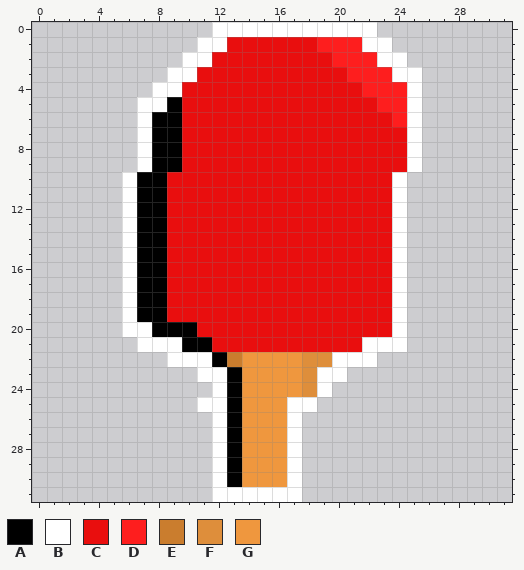
Pixel-art sprite: assets/sprites/player/player_racket5.png. The picture above is the old version.
The file is 96x96 pixels, drawn in blocks of 3x3; one block is one cell here.
Palette (. is transparent): A #000000  B #ffffff  C #e90e0e  D #fe1e1e  E #ca7d2e  F #de8e3b  G #ef973e
New version:
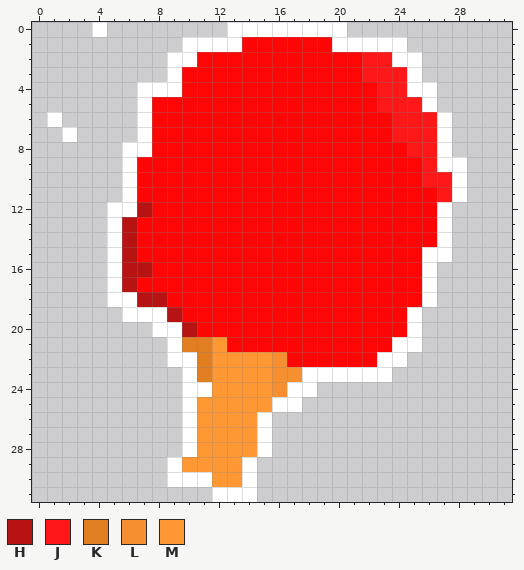
Colours new in this view: H #b81313  J #ff1818  K #e17e21  L #f68f30  M #ff9833
The author wrote: Mudança nos sprites do player
Change:
colour C: #e90e0e -> #ff0606
Changed rows in their new state; - is a pixel that keeps its letter.
first column x 1:
 0 ---B-------.--------..------
 1 ---------B--B-----CBB--B----
 2 --------B-C--------CCJJ-B---
 3 ---------C----------CJJJ----
 4 ------B--------------CJJ-B--
 5 -------CC-------------JJJB--
 6 B------CC--------------JJJB-
 7 -B-----CC--------------JJJB-
 8 -----B-CC---------------JJB-
 9 -----BCCC---------------CJBB
10 ------CC---------------CCJJB
11 ------CC---------------CCCJB
12 ----B-HC---------------CCCB-
13 ----BHCC---------------CCCB-
14 ----BHCC---------------CCCB-
15 ----BHCC---------------CCBB-
16 ----BHHC---------------CCB--
17 ----BHCC---------------CCB--
18 ----B-HH---------------CCB--
19 ------BBH--------------CB---
20 -----..BBH-------------CB---
21 ------..-KKM---------CC-B---
22 ----------KMMMMLCCCCCCBB----
23 ---------BKMMMMLLB--BBB-----
24 ---------BBMMMMLBB.---------
25 ---------BMMMMMB-.----------
26 ---------BMMMMB..-----------
27 ---------BMMMMB..-----------
28 ---------BMMMMB..-----------
29 --------BMMMMB...-----------
30 --------BBBMMB...-----------
31 --------------...-----------
